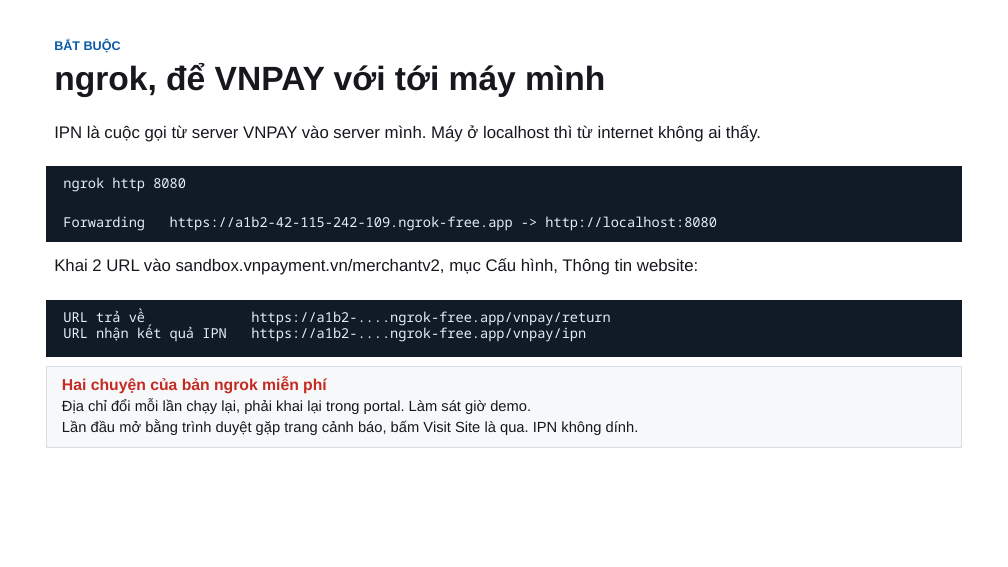
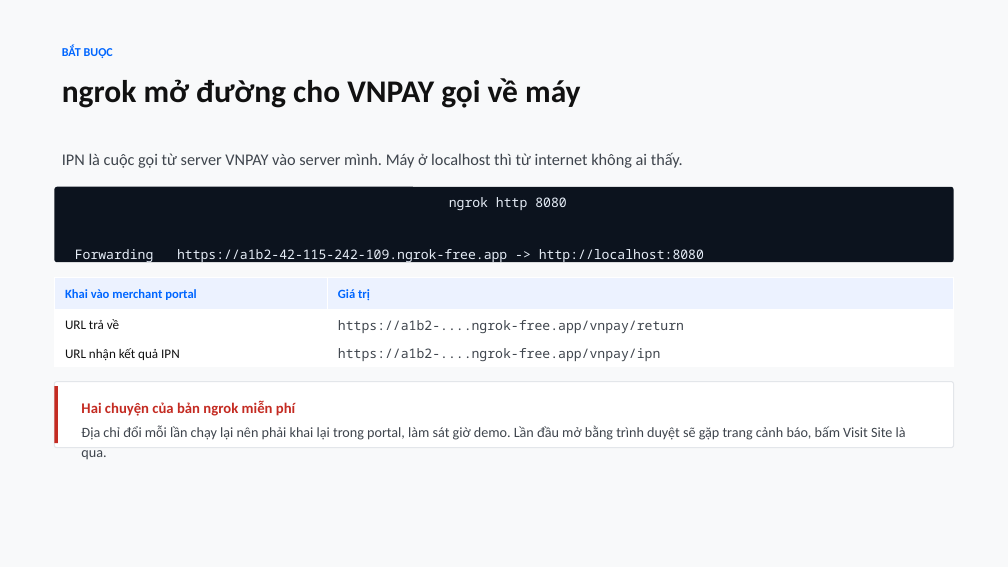
Before and after one commit to conchocon154/vnpay-seminar, a slide deck: slide 11 of VNPAY-seminar.pptx. Drawn at 1008x567 pixels with LibreOffice and Linux fonts; fonts in the diff are those of the drawing. Boxes give left, top, right and bottom in pixels: in the first picture for what was removed or moved away, otherwise in the second. Text is boxed around its words. In the diff, an @@ line names an element or a change of style, - is before the commit and + after.

```diff
--- a/VNPAY-seminar.pptx
+++ b/VNPAY-seminar.pptx
@@ background #FFFFFF to #F8F9FA @@
@@ text "BẮT BUỘC": place and size @@
-text "BẮT BUỘC" at bbox=[54, 40, 605, 97]
+text "BẮT BUỘC" at bbox=[62, 46, 580, 108]
@@ text at bbox=[62, 46, 113, 58]: size 12 to 11.5 pt, font Arial to Calibri, text colour #0A5BA8 to #0066FF in "BẮT BUỘC"; line spacing 1 to 1.18; more space between paragraphs @@
@@ text at bbox=[62, 78, 580, 108]: text changed; size 32 to 30 pt; font Arial to Calibri; text colour #16181D to #111111 @@
-ngrok, để VNPAY với tới máy mình
+ngrok mở đường cho VNPAY gọi về máy
@@ text "IPN là cuộc gọi từ ...": place and size @@
-text "IPN là cuộc gọi từ ..." at bbox=[54, 125, 761, 142]
+text "IPN là cuộc gọi từ ..." at bbox=[62, 152, 683, 168]
@@ text "IPN là cuộc gọi từ ..." at bbox=[62, 152, 683, 168]: size 16 to 15.5 pt, font Arial to Calibri, text colour #16181D to #3F454D; line spacing 1 to 1.18; less space between paragraphs @@
@@ rounded rectangle "ngrok http 8080": place and size @@
-rounded rectangle "ngrok http 8080" at bbox=[47, 167, 961, 242]
+rounded rectangle "ngrok http 8080" at bbox=[54, 187, 954, 262]
@@ rounded rectangle "ngrok http 8080" at bbox=[54, 187, 954, 262]: size 13 to 12.5 pt, text colour #E4ECF5 to #E6EDF7; alignment left to centre; line spacing 1 to 1.34; vertical alignment top to middle; rectangle to rounded rectangle; fill #111A27 to #0C131E; outline #111A27 0.75 pt to none @@
@@ text removed at bbox=[54, 258, 698, 275] @@
-Khai 2 URL vào sandbox.vnpayment.vn/merchantv2, mục Cấu hình, Thông tin website:
@@ table added at bbox=[54, 278, 954, 367], 3 rows, 2 columns @@
+Khai vào merchant portal | Giá trị
+URL trả về | https://a1b2-....ngrok-free.app/vnpay/return
+URL nhận kết quả IPN | https://a1b2-....ngrok-free.app/vnpay/ipn
@@ rectangle removed at bbox=[47, 300, 961, 356] @@
-URL trả về https://a1b2-....ngrok-free.app/vnpay/return
-URL nhận kết quả IPN https://a1b2-....ngrok-free.app/vnpay/ipn
@@ rounded rectangle added at bbox=[54, 382, 954, 448], fill #FFFFFF, outline #E3E6EA 1 pt @@
@@ rectangle added at bbox=[54, 386, 57, 443], fill #C42B22 @@
@@ text "Hai chuyện của bản ngrok ...": place and size @@
-text "Hai chuyện của bản ngrok ..." at bbox=[47, 366, 961, 447]
+text "Hai chuyện của bản ngrok ..." at bbox=[81, 400, 906, 440]
@@ text "Hai chuyện của bản ngrok ..." at bbox=[81, 400, 906, 440]: fill #F7F8FA to none; outline #D8DEE6 0.75 pt to none @@
@@ text at bbox=[81, 400, 295, 416]: size 15 to 14 pt, font Arial to Calibri in "Hai chuyện của bản ngrok miễn phí"; line spacing 1 to 1.18; more space between paragraphs @@
@@ text at bbox=[81, 425, 906, 440]: text changed; size 14 to 13.5 pt; font Arial to Calibri; text colour #16181D to #3F454D @@
-Địa chỉ đổi mỗi lần chạy lại, phải khai lại trong portal. Làm sát giờ demo.
-Lần đầu mở bằng trình duyệt gặp trang cảnh báo, bấm Visit Site là qua. IPN không dính.
+Địa chỉ đổi mỗi lần chạy lại nên phải khai lại trong portal, làm sát giờ demo. Lần đầu mở bằng trình duyệt sẽ gặp trang cảnh báo, bấm Visit Site là qua.
```
Also in this commit, not shown: 16 other slides changed, 2 slides added, 2 slides removed, 3 other files.
